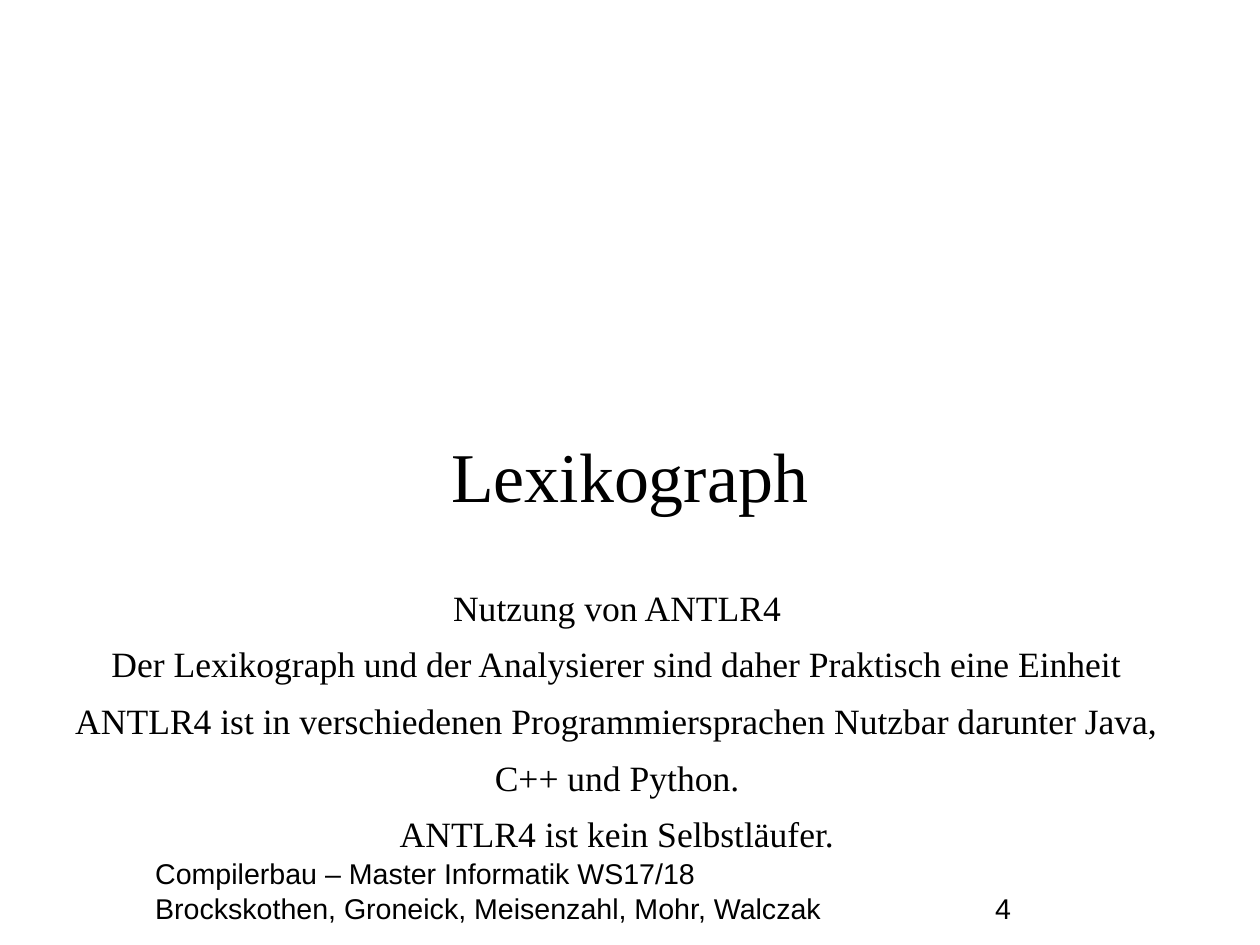
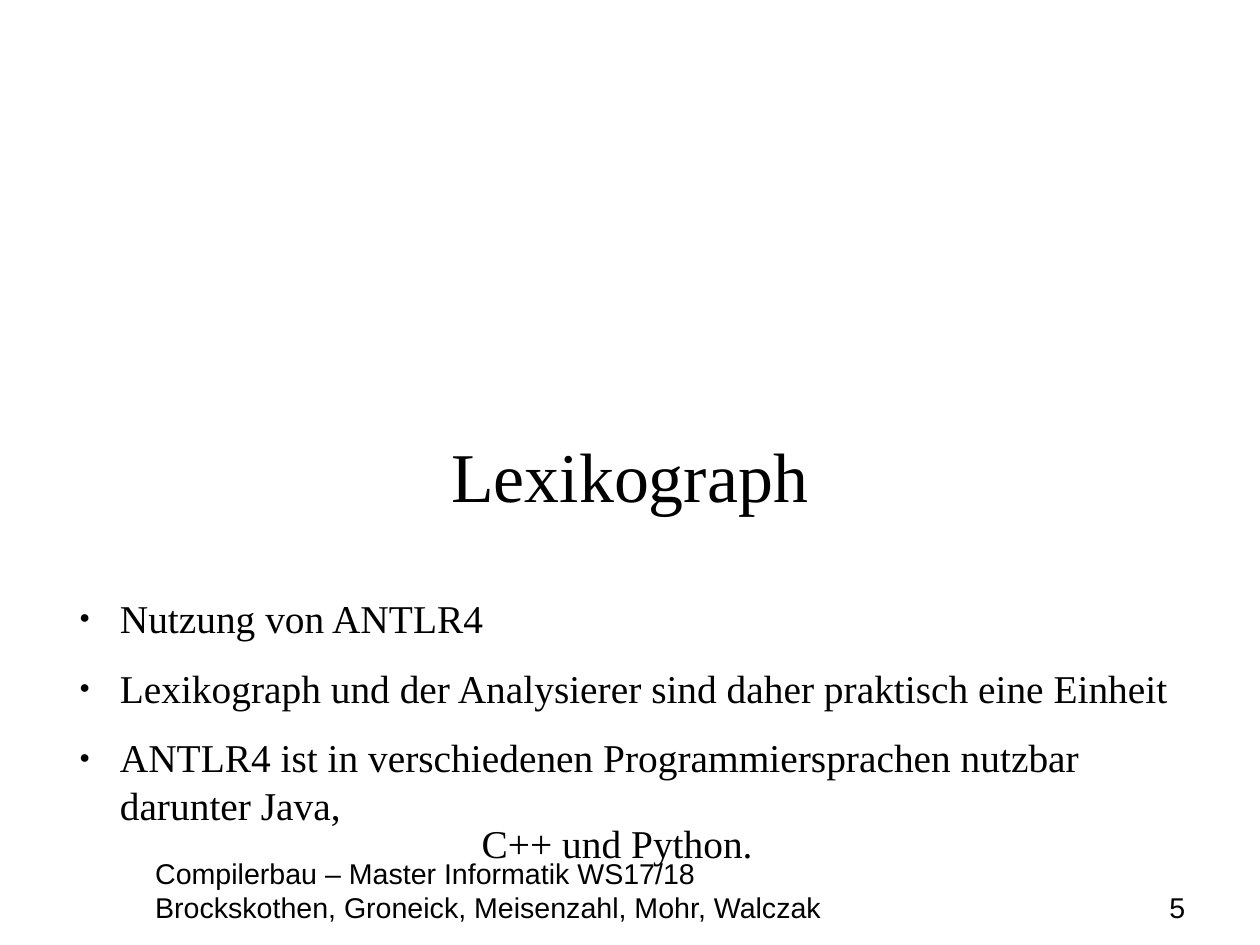
Before and after one commit to MasterInformatikHsBochum/Eine-deutsche-Praesentation, a slide deck: slide 5 of Präsentation.odp (slide 4 before the commit). Drawn at 1260x945 pixels with LibreOffice and Linux fonts; fonts in the diff are those of the drawing; background and template pictures are left out. Boxes give left, top, right and bottom in pixels: in the first picture for what was removed or moved away, otherwise in the second. Text is boxed around its words. In the diff, an @@ line names an element or a change of style, - is before the commit and + after.

```diff
--- a/Präsentation.odp
+++ b/Präsentation.odp
@@ text at bbox=[120, 607, 752, 866]: size 22.4 to 24.8 pt in "Nutzung von ANTLR4", "C++ und Python."; alignment centre to left; bullet none to ●; line spacing 0.8 to 1 @@
@@ text at bbox=[120, 675, 1168, 826]: text changed; size 22.4 to 24.8 pt @@
-Der Lexikograph und der Analysierer sind daher Praktisch eine Einheit
-ANTLR4 ist in verschiedenen Programmiersprachen Nutzbar darunter Java,
+● Lexikograph und der Analysierer sind daher praktisch eine Einheit
+● ANTLR4 ist in verschiedenen Programmiersprachen nutzbar darunter Java,
@@ text at bbox=[400, 822, 834, 848]: paragraph removed @@
-ANTLR4 ist kein Selbstläufer.
@@ text at bbox=[155, 897, 1185, 922]: text changed @@
-Brockskothen, Groneick, Meisenzahl, Mohr, Walczak 4
+Brockskothen, Groneick, Meisenzahl, Mohr, Walczak 5
```
Also in this commit, not shown: 5 other slides changed, 3 slides added, 1 slide removed, 1 other file.
